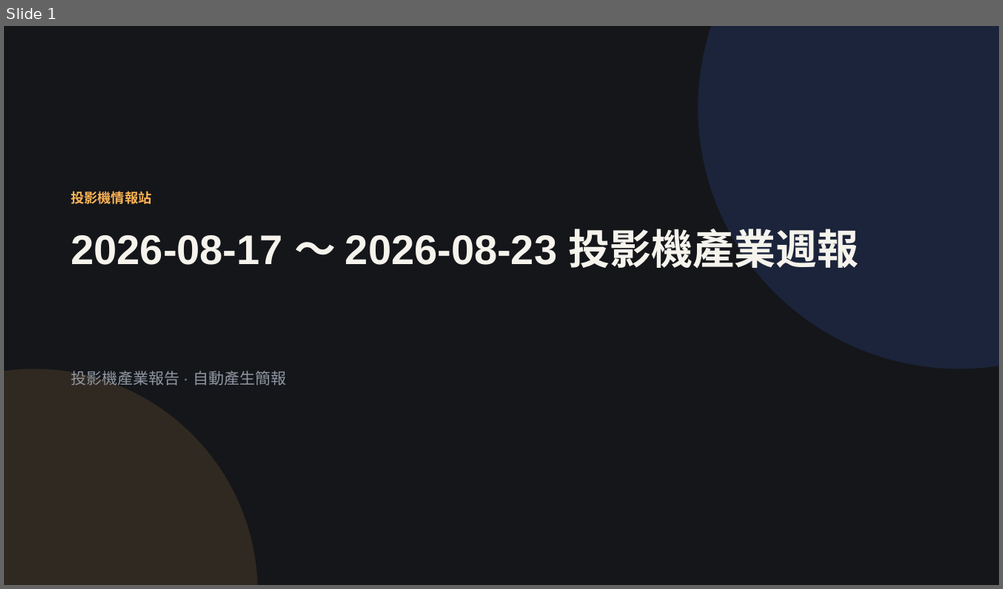
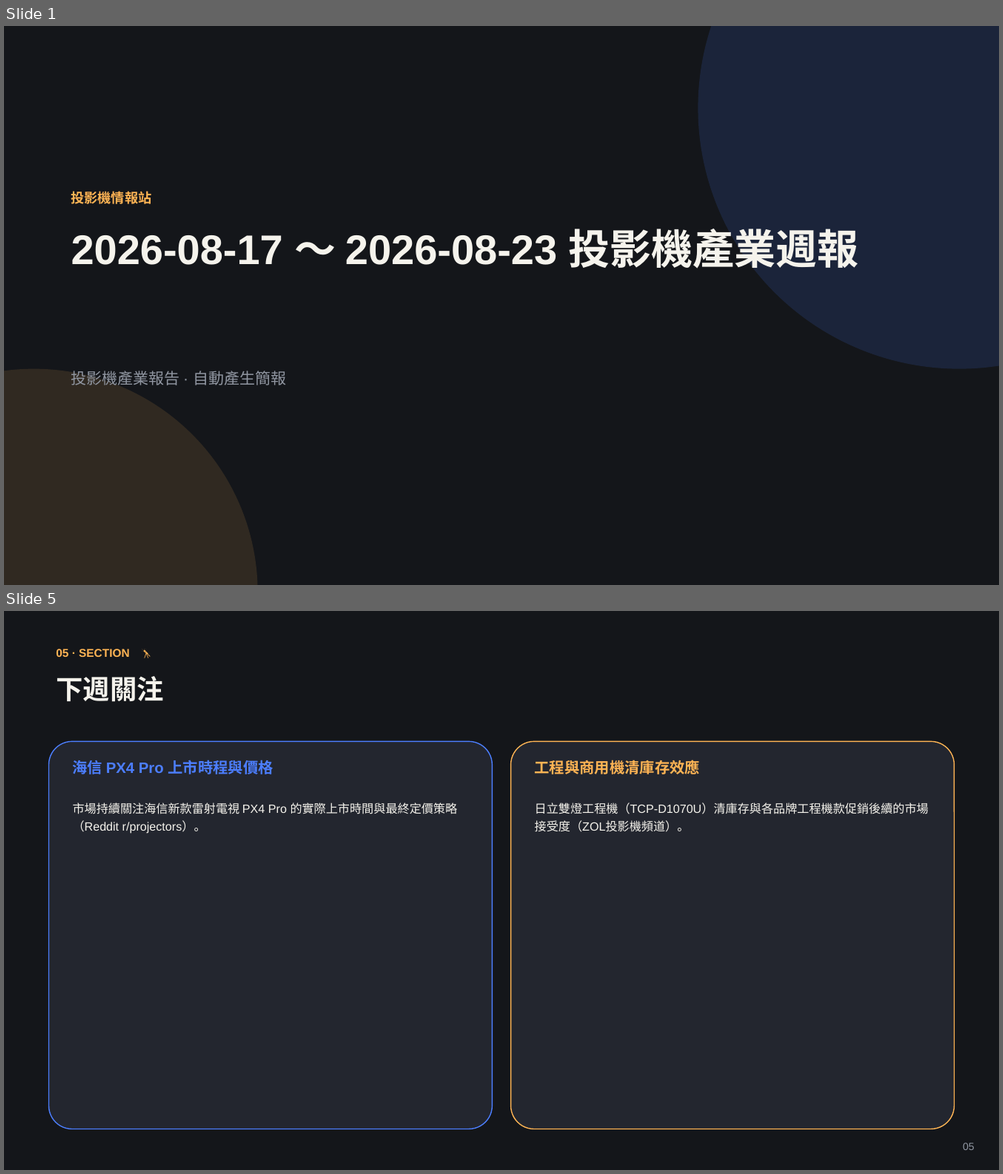
Before and after one commit to coffee30233-gif/Project-Insight, a slide deck: data/reports/2026-W34.pptx. Shown one above the other, each under a label of ours: slide 1 before the commit, slides 1 and 5 after it; the slides between them are not shown. The pictures are 1003x589 and 1003x1174 pixels, drawn with LibreOffice and Linux fonts; fonts in the diff are those of the drawing. Boxes give left, top, right and bottom in pixels: in the first picture for what was removed or moved away, otherwise in the second. Text is boxed around its words. In the diff, an @@ line names an element or a change of style, - is before the commit and + after.

```diff
--- a/data/reports/2026-W34.pptx
+++ b/data/reports/2026-W34.pptx
@@ slide 5 added at box(4, 611, 999, 1170), background #14161A @@
@@ text added at box(56, 649, 130, 657), 11 pt, text #FFB454, bold @@
+05 · SECTION 🔭
@@ text added at box(56, 676, 164, 702), 26 pt, text #F5F3EC, bold @@
+下週關注
@@ rounded rectangle added at box(48, 741, 492, 1130), fill #23262F, outline #4C7EFF 1 pt @@
@@ rounded rectangle added at box(511, 741, 954, 1130), fill #23262F, outline #FFB454 1 pt @@
@@ text added at box(73, 760, 273, 775), 14.5 pt, text #4C7EFF, bold @@
+海信 PX4 Pro 上市時程與價格
@@ text added at box(535, 760, 700, 775), 14.5 pt, text #FFB454, bold @@
+工程與商用機清庫存效應
@@ text added at box(73, 803, 458, 833), 11.5 pt, text #F5F3EC @@
+市場持續關注海信新款雷射電視 PX4 Pro 的實際上市時間與最終定價策略（Reddit r/projectors）。
@@ text added at box(535, 803, 928, 832), 11.5 pt, text #F5F3EC @@
+日立雙燈工程機（TCP-D1070U）清庫存與各品牌工程機款促銷後續的市場接受度（ZOL投影機頻道）。
@@ text added at box(962, 1143, 974, 1150), 10 pt, text #9096A1 @@
+05
```
Also in this commit, not shown: 3 slides changed, 1 other slide added, 3 slides removed, 3 other files.
